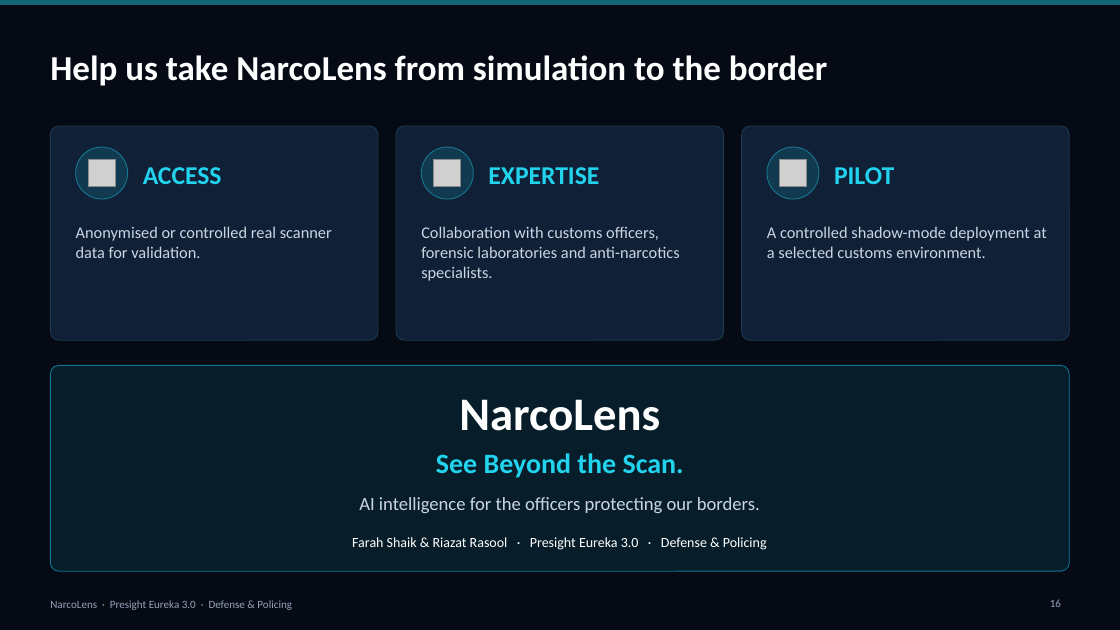
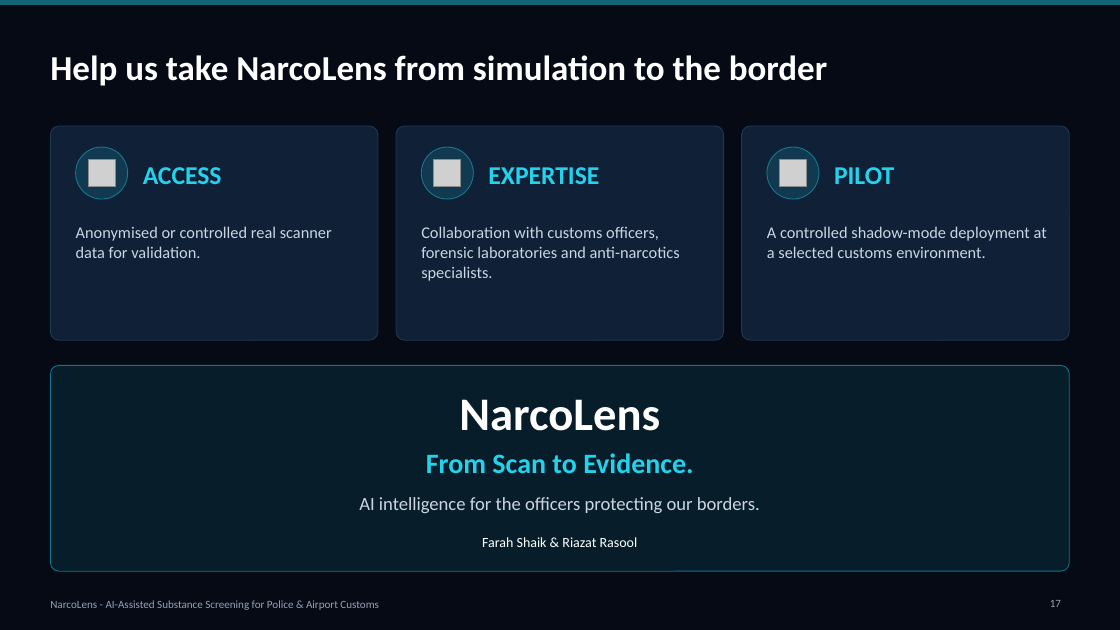
Before and after one commit to farahshaik14/narcolens-eureka, a slide deck: slide 17 of narcolens-pitch-deck.pptx (slide 16 before the commit). Drawn at 1120x630 pixels with LibreOffice and Linux fonts; fonts in the diff are those of the drawing; grey boxes stand for pictures. Boxes give left, top, right and bottom in pixels: in the first picture for what was removed or moved away, otherwise in the second. Text is boxed around its words. In the diff, an @@ line names an element or a change of style, - is before the commit and + after.

Commit message:
Pitch deck: new tagline, roles slide, wording and footer updates

```diff
--- a/narcolens-pitch-deck.pptx
+++ b/narcolens-pitch-deck.pptx
@@ text at [426,453,693,473]: text changed @@
-See Beyond the Scan.
+From Scan to Evidence.
@@ text at [482,537,638,547]: text changed @@
-Farah Shaik & Riazat Rasool · Presight Eureka 3.0 · Defense & Policing
+Farah Shaik & Riazat Rasool
@@ text removed at [50,600,292,610] @@
-NarcoLens · Presight Eureka 3.0 · Defense & Policing
@@ text added at [50,600,378,610], 9.5 pt, text #94A3B8 @@
+NarcoLens - AI-Assisted Substance Screening for Police & Airport Customs
@@ page number at [1050,600,1061,607]: text changed @@
-16
+17
```
Also in this commit, not shown: 15 other slides changed, 1 slide added, 4 other files.
